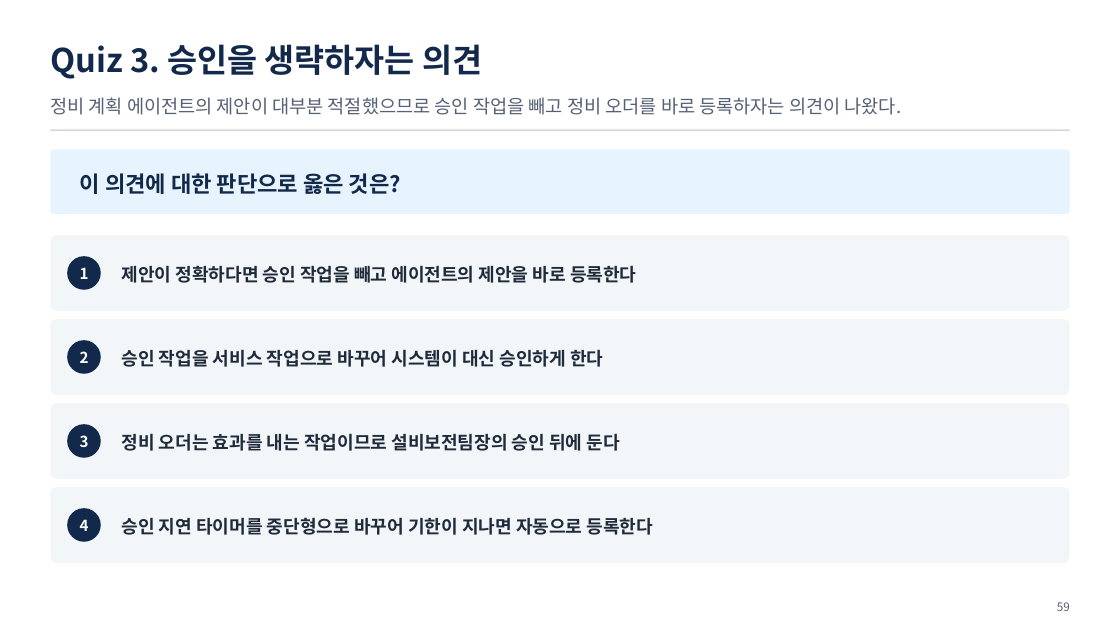
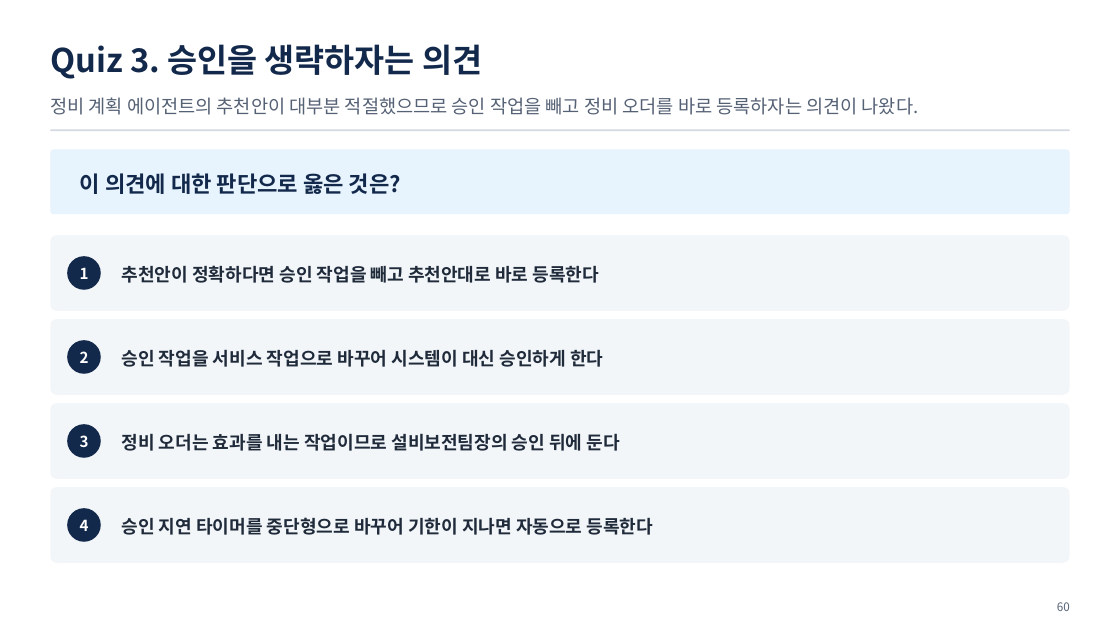
Before and after one commit to uengine-oss/hyd-iot-edu, a slide deck: slide 60 of docs/교재/통합반/10일차/통합반_10일차.pptx (slide 59 before the commit). Drawn at 1120x630 pixels with LibreOffice and Linux fonts; fonts in the diff are those of the drawing. Boxes give left, top, right and bottom in pixels: in the first picture for what was removed or moved away, otherwise in the second. Text is boxed around its words. In the diff, an @@ line names an element or a change of style, - is before the commit and + after.

```diff
--- a/docs/교재/통합반/10일차/통합반_10일차.pptx
+++ b/docs/교재/통합반/10일차/통합반_10일차.pptx
@@ text at [50,97,919,115]: text changed @@
-정비 계획 에이전트의 제안이 대부분 적절했으므로 승인 작업을 빼고 정비 오더를 바로 등록하자는 의견이 나왔다.
+정비 계획 에이전트의 추천안이 대부분 적절했으므로 승인 작업을 빼고 정비 오더를 바로 등록하자는 의견이 나왔다.
@@ text at [122,265,600,283]: text changed @@
-제안이 정확하다면 승인 작업을 빼고 에이전트의 제안을 바로 등록한다
+추천안이 정확하다면 승인 작업을 빼고 추천안대로 바로 등록한다
@@ text at [1057,602,1070,611]: text changed @@
-59
+60
```
Also in this commit, not shown: 27 other slides changed, 2 slides added, 1 slide removed, 7 other files.
